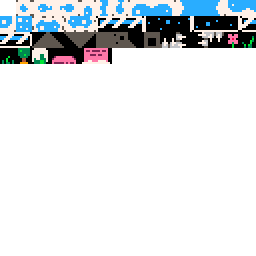
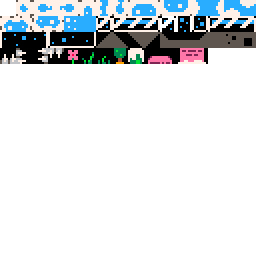
Before/after of a w=256, h=256 layered artwork. What changed in the layer stack:
painted on "Arrière-plan" over [0, 0, 256, 64]
